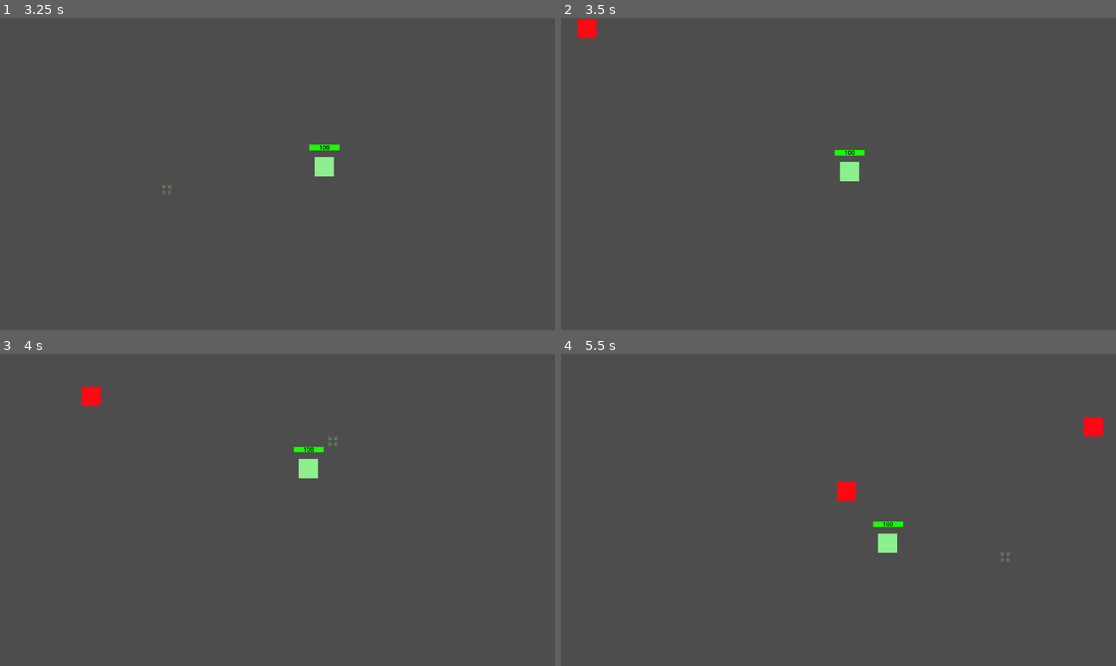
Above: before the commit, frames 1-4 (two rows, left to right).
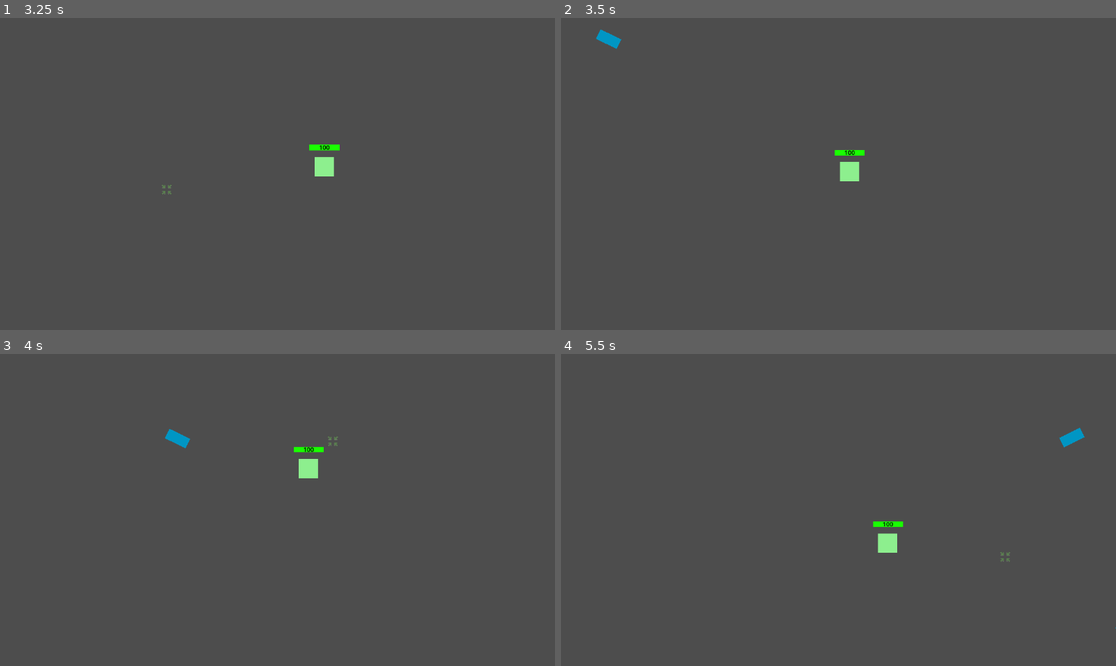
Above: after the commit, the same moments.

Repository: OhijMik/League-of-Dodgers
Game: Godot game, scene res://main_menu.tscn
Two runs of this game, one before a commit and one after it. Both use one fixed random seed, a clock stepped at 60 frames per second and the inputs below.
Inputs (mouse positions are in pixels of both pictures, inside the frame that each line leads up to):
- Up to frame 1 (3.25 s): click "Custom" at 0.5 s; click "Start" at 1.25 s; tap Enter at 2 s; move the mouse to (399, 158) at 2.02 s; right-click (399, 158) at 2.1 s; move the mouse to (166, 189) at 2.77 s; right-click (166, 189) at 2.85 s
- Up to frame 2 (3.5 s): no input
- Up to frame 3 (4 s): move the mouse to (333, 441) at 3.52 s; right-click (333, 441) at 3.6 s
- Up to frame 4 (5.5 s): move the mouse to (810, 572) at 4.27 s; right-click (810, 572) at 4.35 s; move the mouse to (1005, 556) at 5.02 s; right-click (1005, 556) at 5.1 s

Frame 1 is identical in both runs. In frame 2, 0.4% of the frame differs, in the area x 2-11%, y 0-11%; in frame 3, 0.4%; in frame 4, 0.6%, in the area x 49-100%, y 20-88%.

Commit message:
Renamed the projectile and change the shape
- Renamed the projectile to medium_projectile and changed the shape of the projectile

Diff:
--- a/Projectiles.gd
+++ b/Projectiles.gd
@@ -1,6 +1,6 @@
 extends Node2D
 
-var projectile = preload("res://projectile.tscn")
+var projectile = preload("res://medium_projectile.tscn")
 
 # Called when the node enters the scene tree for the first time.
 func _ready():
--- a/projectile.gd
+++ b/medium_projectile.gd
@@ -1,11 +1,7 @@
 extends CharacterBody2D
 
 
-const SPEED = 300.0
-const JUMP_VELOCITY = -400.0
-
-# Get the gravity from the project settings to be synced with RigidBody nodes.
-var gravity = ProjectSettings.get_setting("physics/2d/default_gravity")
+const SPEED = 600.0
 
 var champion
 
@@ -14,6 +10,7 @@
 	champion = get_node("../../Champion")
 	var direction = (champion.position - position).normalized()
 	velocity = direction * SPEED
+	look_at(champion.position)
 
 
 func _physics_process(delta):
--- a/projectile.tscn
+++ b/medium_projectile.tscn
@@ -1,12 +1,12 @@
 [gd_scene load_steps=3 format=3 uid="uid://gkn3iwuves0t"]
 
-[ext_resource type="Script" path="res://projectile.gd" id="1_3p231"]
+[ext_resource type="Script" path="res://medium_projectile.gd" id="1_i2225"]
 
 [sub_resource type="RectangleShape2D" id="RectangleShape2D_ovf58"]
-size = Vector2(40, 40)
+size = Vector2(48, 22)
 
-[node name="Projectile" type="CharacterBody2D"]
-script = ExtResource("1_3p231")
+[node name="MediumProjectile" type="CharacterBody2D"]
+script = ExtResource("1_i2225")
 
 [node name="Area2D" type="Area2D" parent="."]
 
@@ -14,10 +14,10 @@
 shape = SubResource("RectangleShape2D_ovf58")
 
 [node name="ColorRect" type="ColorRect" parent="."]
-offset_left = -20.0
-offset_top = -20.0
-offset_right = 20.0
-offset_bottom = 20.0
-color = Color(1, 0.0313726, 0.0745098, 1)
+offset_left = -24.0
+offset_top = -11.0
+offset_right = 24.0
+offset_bottom = 11.0
+color = Color(0, 0.588235, 0.768627, 1)
 
 [connection signal="body_entered" from="Area2D" to="." method="_on_area_2d_body_entered"]
